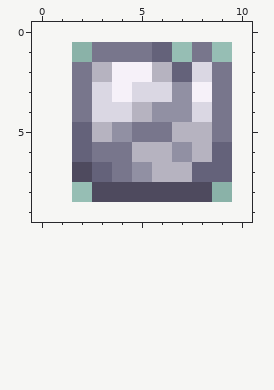
Pixel-art sprite, stored at Assets/Tiles/Crimson/DendriteItem.png. Above is the file before it was changed.
The file is 16x16 pixels, drawn in blocks of 2x2; one block is one cell here. The old version is drawn lined up with the new one, on the new canvas.
New version:
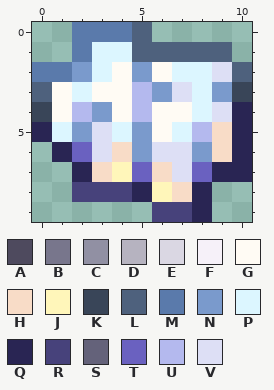
Palette (. is transparent): A #4e4a5e  B #78768c  C #9190a3  D #b6b3c0  E #dad7e3  F #f6f1f9  G #fffbf4  H #f8dcc7  J #fff6ba  K #394558  L #4e617d  M #5a7aab  N #7a9acc  P #dcf6ff  Q #292553  R #47427b  S #64627a  T #6a61c0  U #b4b9ee  V #dddff5
The edit:
canvas 8x8 -> 11x10, the old top-left corner now at 2,1
Changed rows in their new state; - is an unchanged pixel.
first column x 0:
 0 --MMML-----
 1 --MPPLLLLL-
 2 MMNPGNGPPVL
 3 LGPGGUNVPNK
 4 KGUNGUGGPVQ
 5 QPNVPNGPUHQ
 6 -QTVHNVVNHQ
 7 --QHJTHVTQQ
 8 --RRRQJHQ--
 9 ------RRQ--
Where, in picture pixels (left, top, right, bottom), the same in both pictures:
changed: (32, 22, 252, 222)
